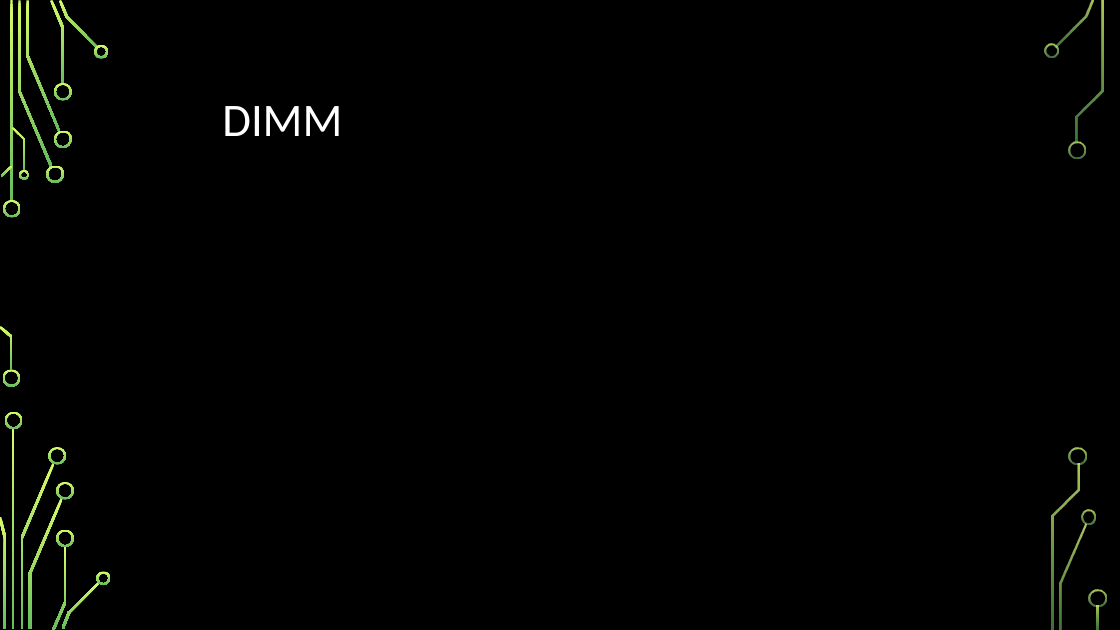
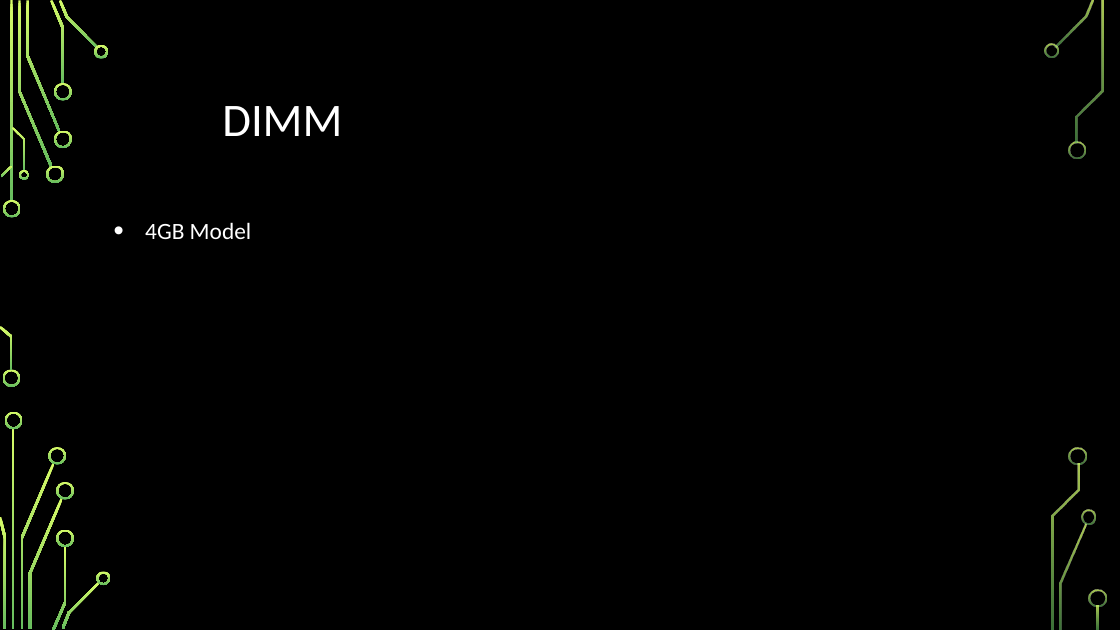
Before and after one commit to bhunt2/DDR4Sim, a slide deck: slide 6 of Design/DDR4 Simulation Presentation.pptx. Drawn at 1120x630 pixels with LibreOffice and Linux fonts; fonts in the diff are those of the drawing; background and template pictures are left out. Boxes give left, top, right and bottom in pixels: in the first picture for what was removed or moved away, otherwise in the second. Text is boxed around its words. In the diff, an @@ line names an element or a change of style, - is before the commit and + after.

```diff
--- a/Design/DDR4 Simulation Presentation.pptx
+++ b/Design/DDR4 Simulation Presentation.pptx
@@ text added at <box>145,222,252,239</box>, 20 pt, text #FFFFFF @@
+• 4GB Model
```
Also in this commit, not shown: 2 other slides changed, 3 slides added, 2 slides removed, 4 other files.
